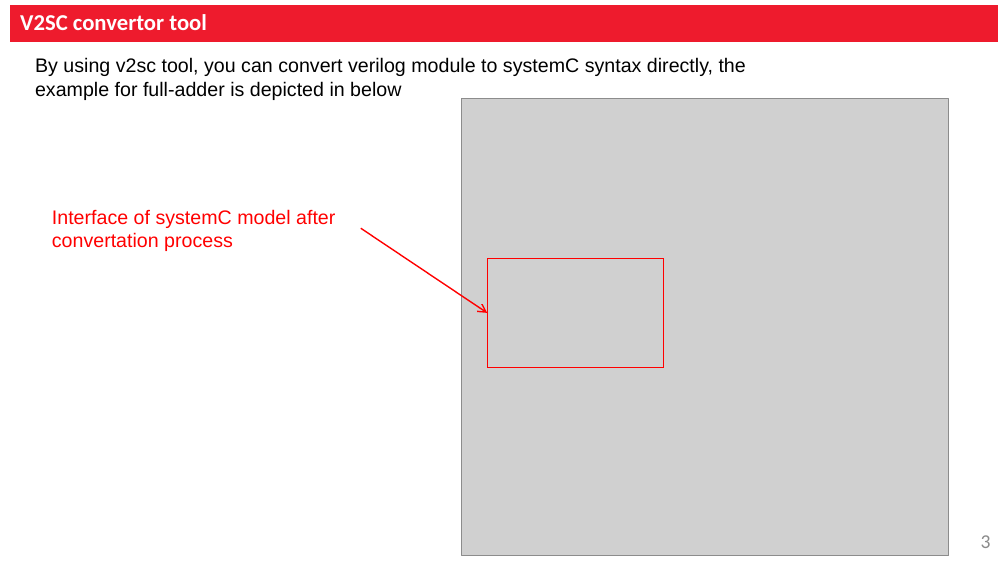
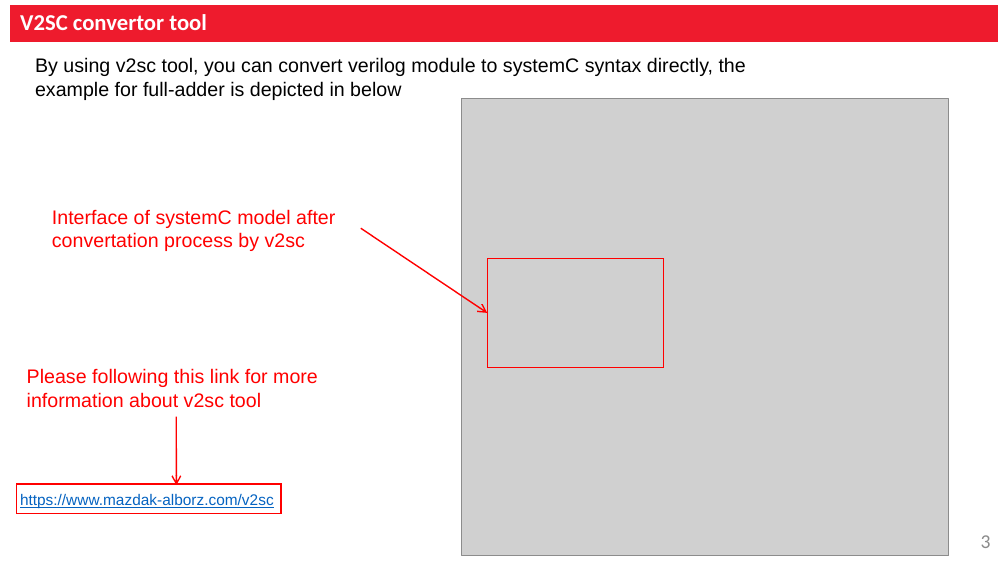
Before and after one commit to Winxkin/SystemCDemo, a slide deck: slide 3 of docs/SoCplatform_Integration_Manual.pptx. Drawn at 1008x567 pixels with LibreOffice and Linux fonts; fonts in the diff are those of the drawing; grey boxes stand for pictures; background and template pictures are left out. Boxes give left, top, right and bottom in pixels: in the first picture for what was removed or moved away, otherwise in the second. Text is boxed around its words. In the diff, an @@ line names an element or a change of style, - is before the commit and + after.

```diff
--- a/docs/SoCplatform_Integration_Manual.pptx
+++ b/docs/SoCplatform_Integration_Manual.pptx
@@ text at (x1=52, y1=209, x2=335, y2=251): text changed @@
-Interface of systemC model after convertation process
+Interface of systemC model after convertation process by v2sc
@@ text added at (x1=27, y1=368, x2=318, y2=408), 14 pt, text #FF0000 @@
+Please following this link for more information about v2sc tool
@@ arrow added from (176, 416) to (176, 485), #FF0000 1 pt @@
@@ rectangle added at (x1=17, y1=484, x2=281, y2=514), outline #FF0000 1 pt @@
@@ text added at (x1=20, y1=494, x2=274, y2=509), 11 pt, text #0563C1, underline @@
+https://www.mazdak-alborz.com/v2sc
```
Also in this commit, not shown: 2 other slides changed, 1 slide added.
